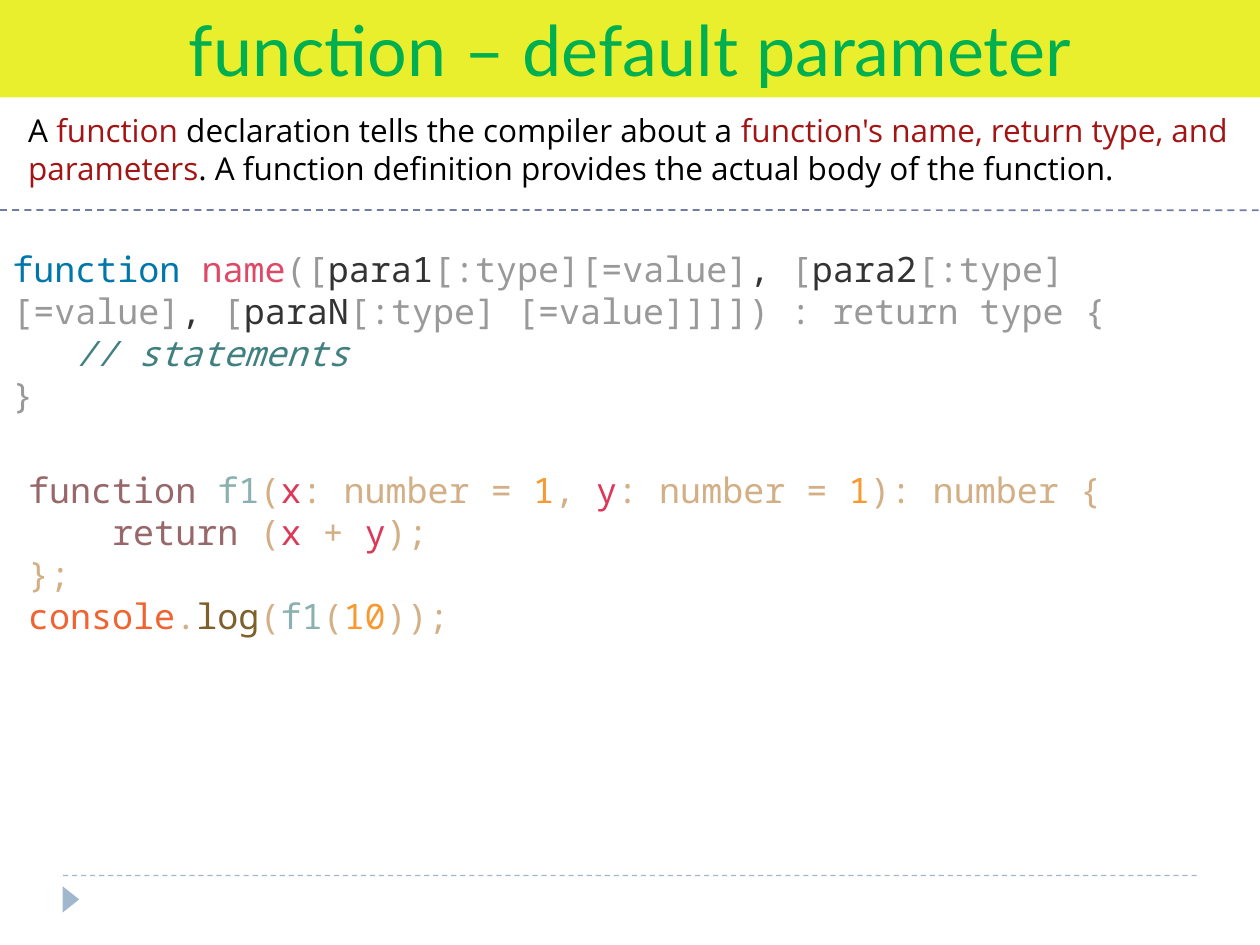
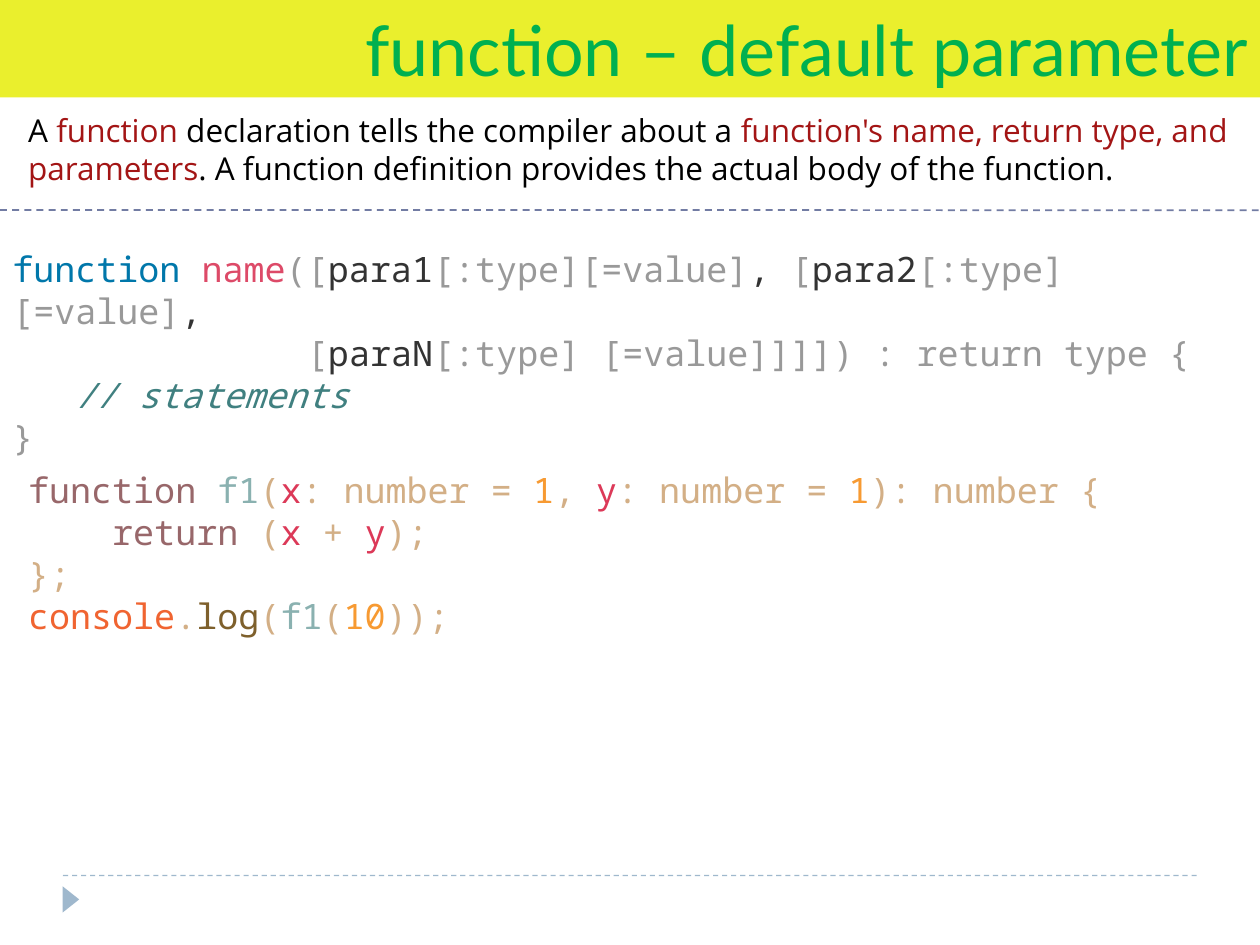
Before and after one commit to Saleel-Bagde/PPT-s, a slide deck: slide 31 of TypeScript.pptx (slide 22 before the commit). Drawn at 1260x945 pixels with LibreOffice and Linux fonts; fonts in the diff are those of the drawing. Boxes give left, top, right and bottom in pixels: in the first picture for what was removed or moved away, otherwise in the second. Text is boxed around its words. In the diff, an @@ line names an element or a change of style, - is before the commit and + after.

```diff
--- a/TypeScript.pptx
+++ b/TypeScript.pptx
@@ rectangle "function – default parameter" at box(0, 0, 1260, 97): alignment centre to right @@
@@ text at box(12, 255, 1148, 375): text changed @@
-function name([para1[:type][=value], [para2[:type] [=value], [paraN[:type] [=value]]]]) : return type {
+function name([para1[:type][=value], [para2[:type] [=value],
+[paraN[:type] [=value]]]]) : return type {
```
Also in this commit, not shown: 25 other slides changed, 16 slides added, 1 slide removed, 3 other files.
